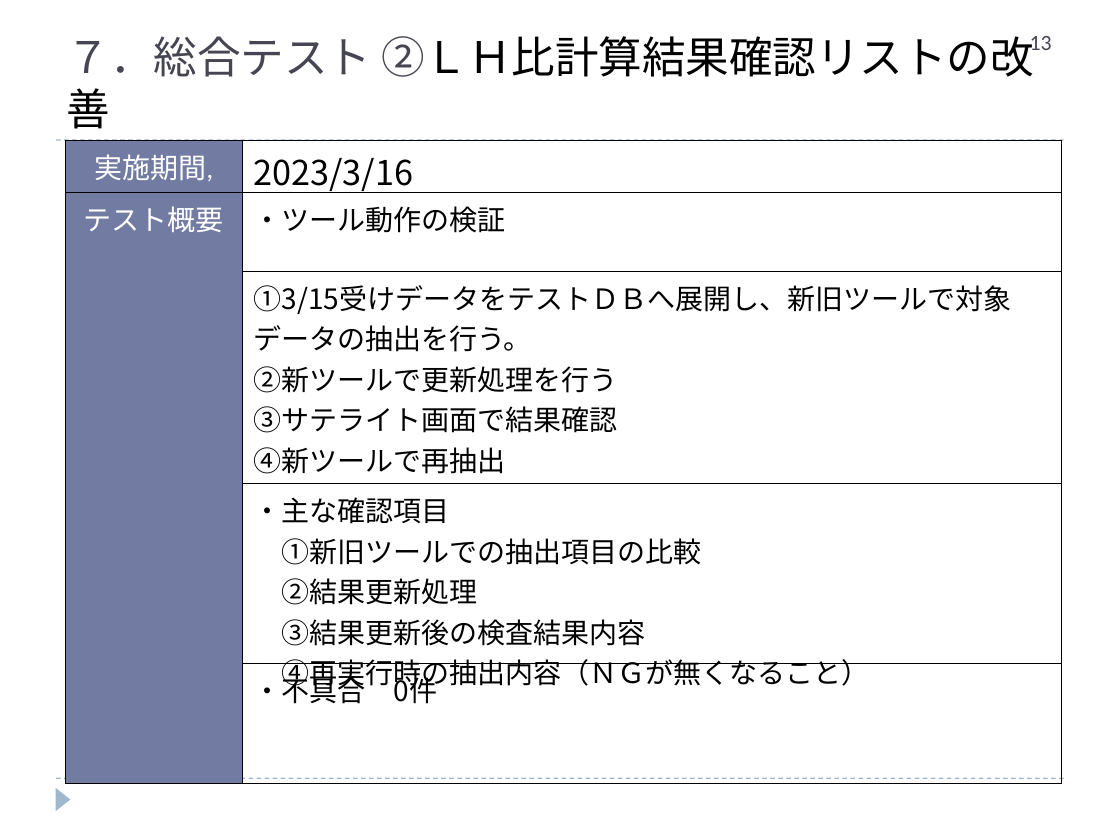
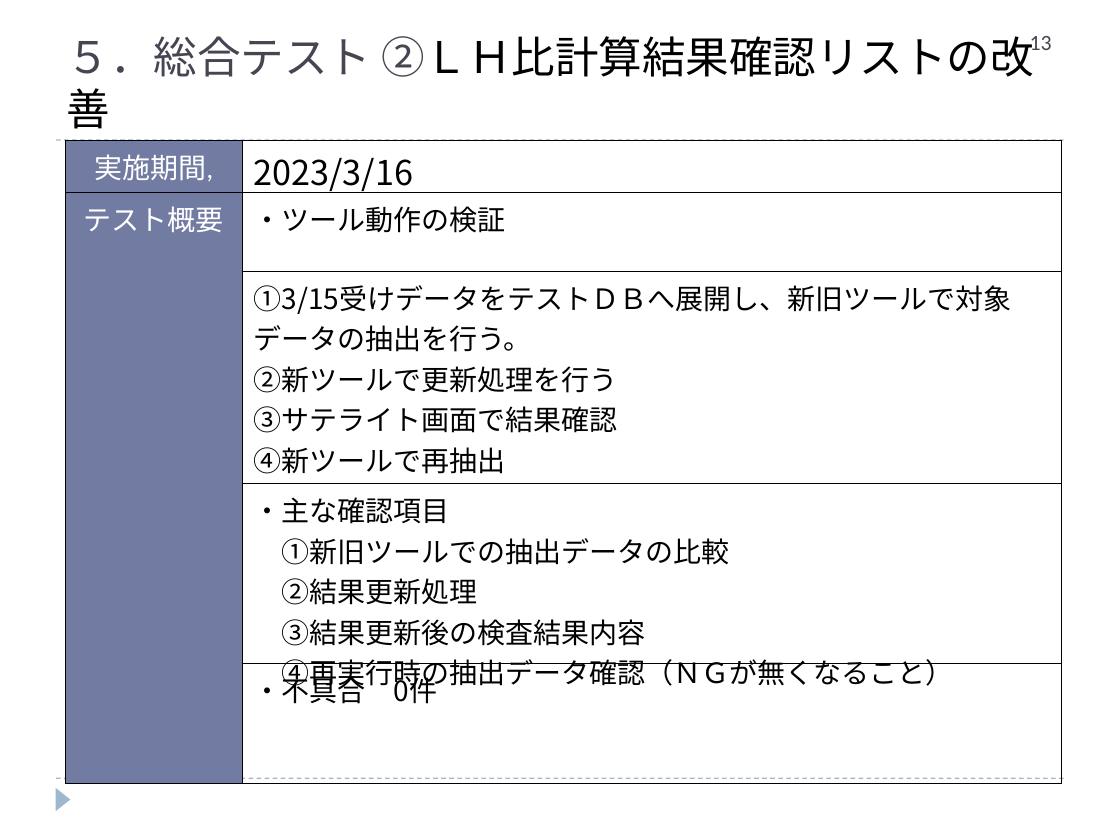
Before and after one commit to hanyutatsuya/Chemistory, a slide deck: slide 13 of 次期システム対応/レビュー/ケミストリー次期先行対応.ppt. Drawn at 1120x840 pixels with LibreOffice and Linux fonts; fonts in the diff are those of the drawing. Boxes give left, top, right and bottom in pixels: in the first picture for what was removed or moved away, otherwise in the second. Text is boxed around its words. In the diff, an @@ line names an element or a change of style, - is before the commit and + after.

```diff
--- a/次期システム対応/レビュー/ケミストリー次期先行対応.ppt
+++ b/次期システム対応/レビュー/ケミストリー次期先行対応.ppt
@@ text at [67,36,372,77]: text changed @@
-７．総合テスト ②ＬＨ比計算結果確認リストの改善
+５．総合テスト ②ＬＨ比計算結果確認リストの改善
@@ table at [65,140,1061,783] @@
-row 4, column 2: ・主な確認項目 / ①新旧ツールでの抽出項目の比較 / ②結果更新処理 / ③結果更新後の検査結果内容 / ④再実行時の抽出内容（ＮＧが無くなること）
+row 4, column 2: ・主な確認項目 / ①新旧ツールでの抽出データの比較 / ②結果更新処理 / ③結果更新後の検査結果内容 / ④再実行時の抽出データ確認（ＮＧが無くなること）
```
Also in this commit, not shown: 7 other slides changed.
